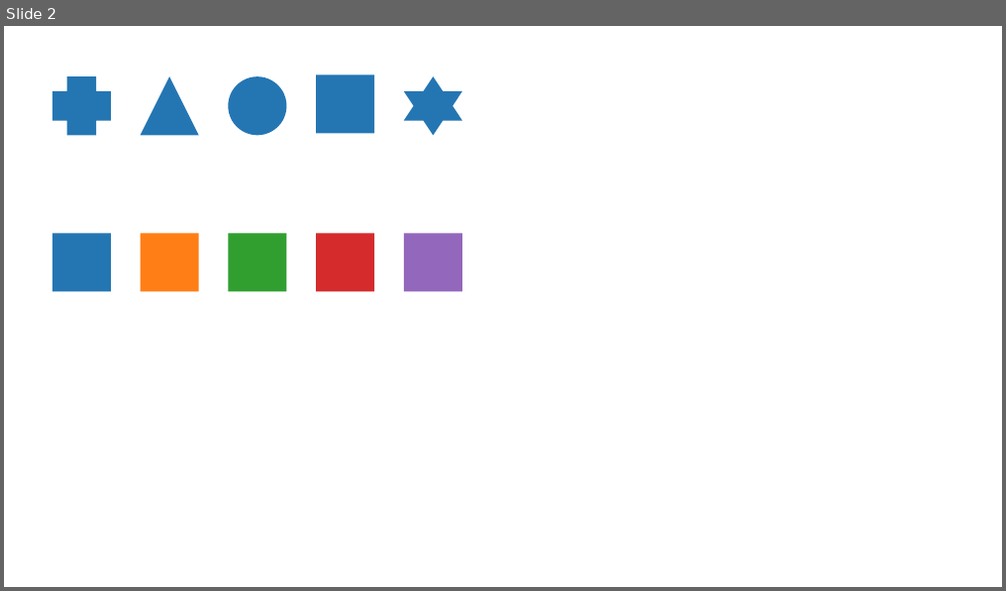
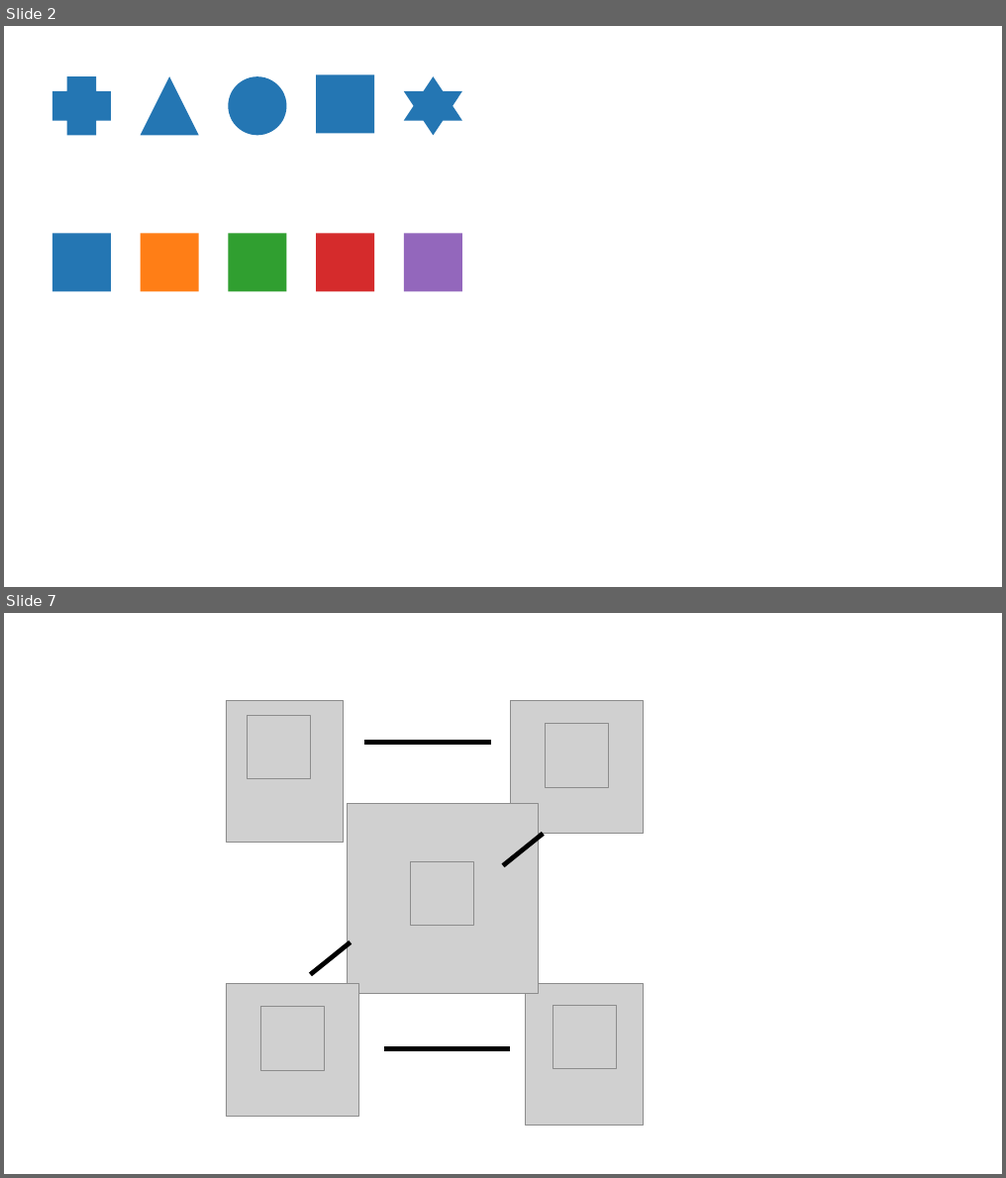
Before and after one commit to tpetricek/teaching, a slide deck: human-computer-interaction/slides/diagrams.pptx. Shown one above the other, each under a label of ours: slide 2 before the commit, slides 2 and 7 after it; the slides between them are not shown. The pictures are 1006x591 and 1006x1178 pixels, drawn with LibreOffice and Linux fonts; fonts in the diff are those of the drawing; grey boxes stand for pictures. Boxes give left, top, right and bottom in pixels: in the first picture for what was removed or moved away, otherwise in the second. Text is boxed around its words. In the diff, an @@ line names an element or a change of style, - is before the commit and + after.

```diff
--- a/human-computer-interaction/slides/diagrams.pptx
+++ b/human-computer-interaction/slides/diagrams.pptx
@@ slide 7 added at box(4, 613, 1002, 1174), background #FFFFFF @@
@@ picture added at box(226, 700, 344, 842) @@
@@ picture added at box(510, 700, 644, 834) @@
@@ picture added at box(247, 715, 310, 778) @@
@@ picture added at box(546, 724, 609, 787) @@
@@ line added from (364, 743) to (491, 743), #000000 4.5 pt @@
@@ picture added at box(347, 804, 538, 994) @@
@@ line added from (503, 866) to (543, 834), #000000 4.5 pt @@
@@ picture added at box(411, 861, 474, 925) @@
@@ line added from (310, 974) to (350, 943), #000000 4.5 pt @@
@@ picture added at box(226, 983, 358, 1117) @@
@@ picture added at box(526, 983, 644, 1125) @@
@@ picture added at box(260, 1007, 325, 1070) @@
@@ picture added at box(552, 1005, 617, 1069) @@
@@ line added from (383, 1049) to (510, 1049), #000000 4.5 pt @@
```
Also in this commit, not shown: 4 other slides added, 23 other files.
